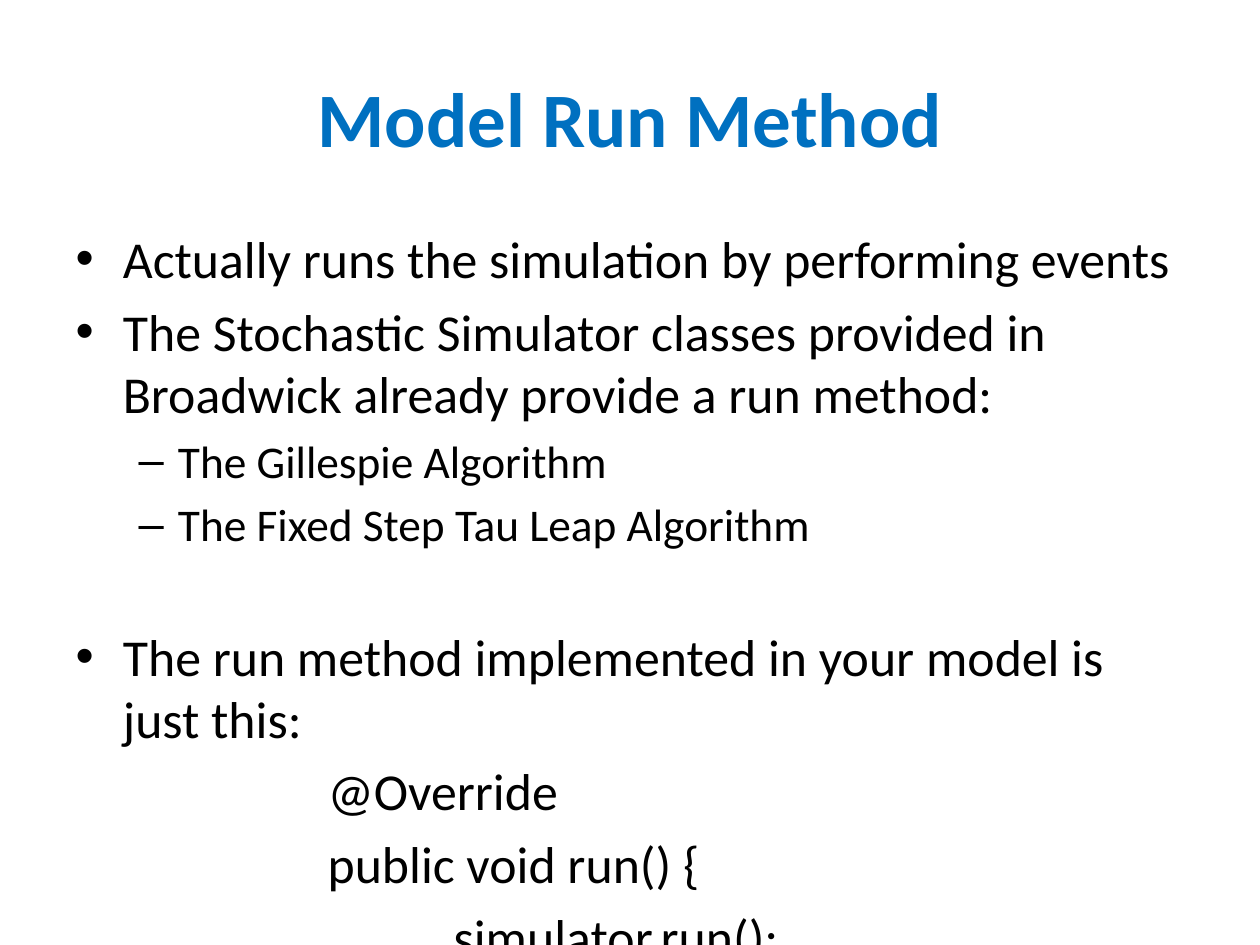
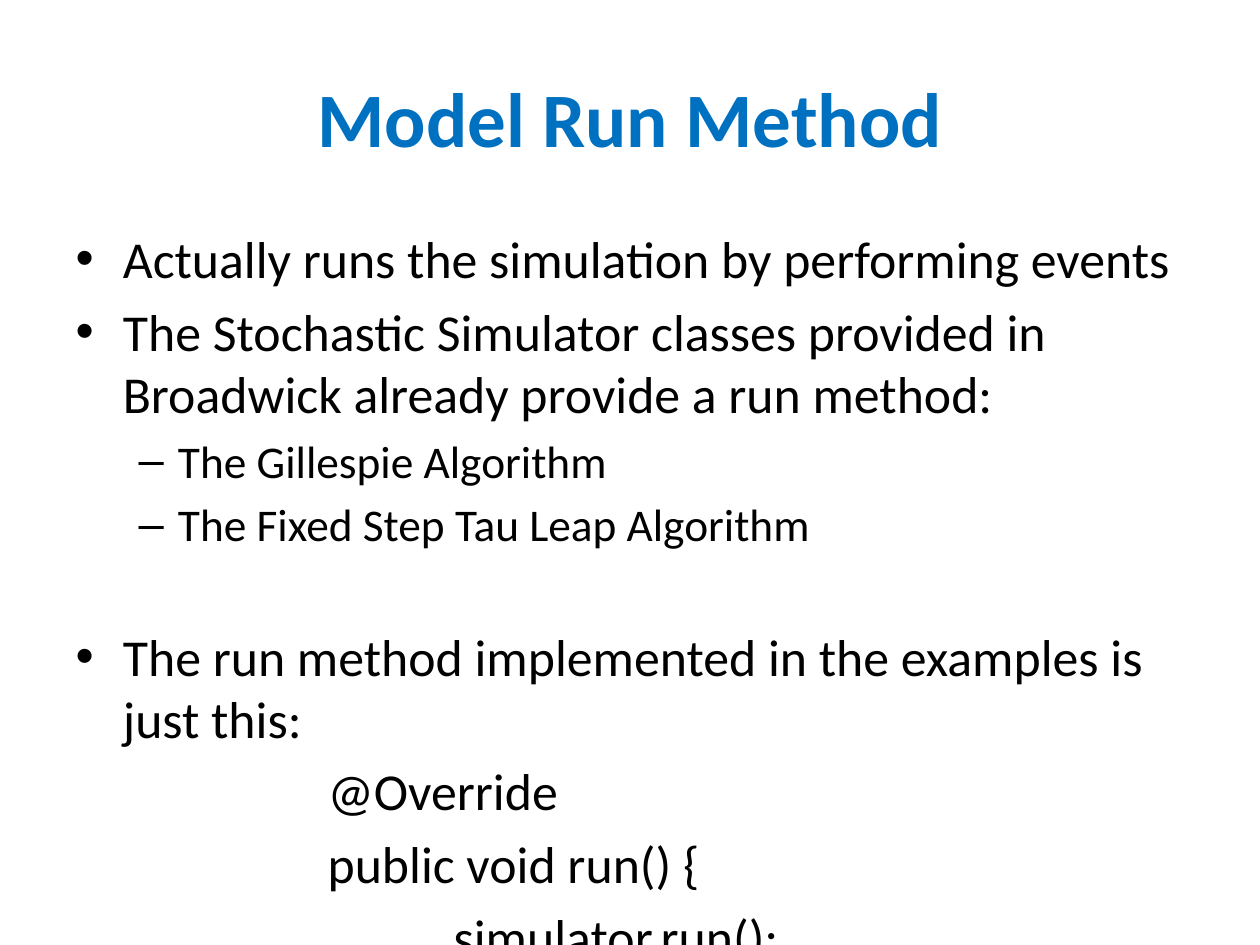
Before and after one commit to EPICScotland/BroadwickExamples, a slide deck: slide 5 of doc/HowTo_WriteBroadwickModel_QuickStart.pptx. Drawn at 1260x945 pixels with LibreOffice and Linux fonts; fonts in the diff are those of the drawing. Boxes give left, top, right and bottom in pixels: in the first picture for what was removed or moved away, otherwise in the second. Text is boxed around its words. In the diff, an @@ line names an element or a change of style, - is before the commit and + after.

```diff
--- a/doc/HowTo_WriteBroadwickModel_QuickStart.pptx
+++ b/doc/HowTo_WriteBroadwickModel_QuickStart.pptx
@@ text at box(123, 640, 1142, 747): text changed @@
-• The run method implemented in your model is just this:
+• The run method implemented in the examples is just this:
```
Also in this commit, not shown: 2 other slides changed, 3 other files.
